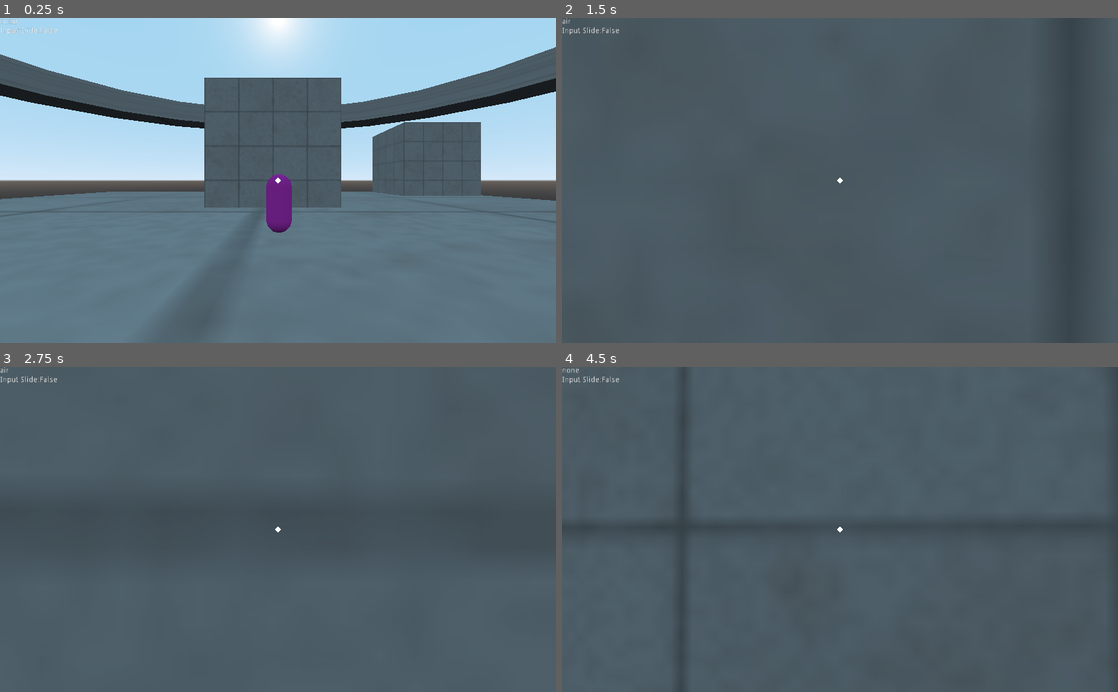
Above: before the commit, frames 1-4 (two rows, left to right).
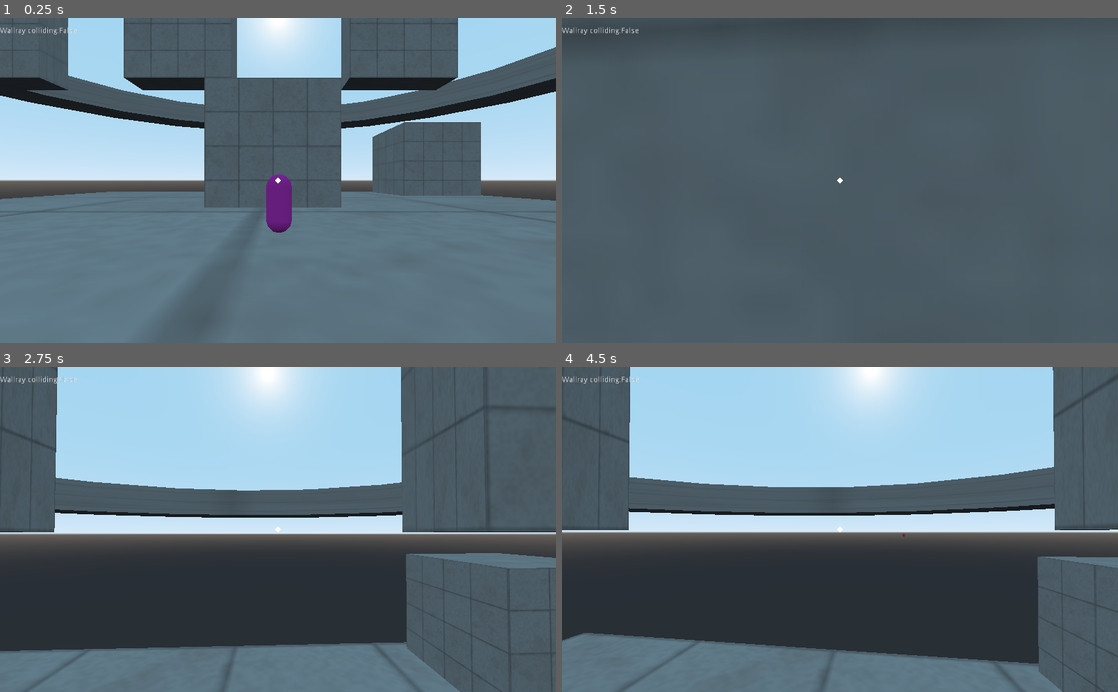
Above: after the commit, the same moments.

Repository: Game-Developers-Kerala/clichemovementshooter
Game: Godot game, scene res://levels/TestArena.tscn
The game is run twice, just before and just after one commit, with the same random seed, the same clock (stepped at 60 frames per second) and the same inputs.
Inputs (mouse positions are in pixels of both pictures, inside the frame that each line leads up to):
- Up to frame 1 (0.25 s): no input
- Up to frame 2 (1.5 s): tap Enter at 0.5 s; move the mouse to (867, 180) at 0.52 s; hold Right mouse button (grapple) 0.53-1.28 s; hold W (forward) from 0.53 s (still down); tap Space (jump, bound only after the commit) at 0.77, 1.07 s; tap Shift (slide) at 0.8, 1.35 s; move the mouse to (812, 180) at 1.27 s
- Up to frame 3 (2.75 s): keep holding W (forward); tap Space (jump, bound only after the commit) at 1.52, 1.55, 1.82 s; move the mouse to (289, 523) at 2.02 s; hold Space (jump, bound only after the commit) from 2.03 s (still down); right-click (289, 523) at 2.3 s
- Up to frame 4 (4.5 s): keep holding W (forward); move the mouse to (834, 536) at 2.77 s; release Space (jump, bound only after the commit) at 2.78 s; right-click (834, 536) at 2.85 s; tap Space (jump, bound only after the commit) at 3.02, 3.32, 3.77, 3.8, 4.07, 4.25 s; tap Shift (slide) at 3.05, 4.35 s; move the mouse to (878, 532) at 3.52 s; press the mouse at (878, 532) at 3.53 s; move the mouse to (795, 526) at 4.27 s; release the mouse at (795, 526) at 4.28 s

The runs differ from the first frame. In frame 1, 11% of the frame differs, in the area x 0-83%, y 0-23%; in frame 2, 0.9%; in frame 3, 61%; in frame 4, 72%, in the area x 0-100%, y 0-100%.

Commit message:
added walljumping

Diff:
--- a/levels/TestArena.tscn
+++ b/levels/TestArena.tscn
@@ -45,6 +45,42 @@
 height = 8.0
 depth = 2.34926
 
+[node name="CSGBox6" type="CSGBox" parent="CSGCombiner"]
+transform = Transform( 1, 0, 0, 0, 1, 0, 0, 0, 1, 18.926, 13.2433, 4.54693 )
+width = 8.0
+height = 8.0
+depth = 2.34926
+
+[node name="CSGBox7" type="CSGBox" parent="CSGCombiner"]
+transform = Transform( 1, 0, 0, 0, 1, 0, 0, 0, 1, 10.3262, 13.2433, -6.39787 )
+width = 8.0
+height = 8.0
+depth = 2.34926
+
+[node name="CSGBox8" type="CSGBox" parent="CSGCombiner"]
+transform = Transform( 1, 0, 0, 0, 1, 0, 0, 0, 1, 2.15403, 13.2433, 4.54693 )
+width = 8.0
+height = 8.0
+depth = 2.34926
+
+[node name="CSGBox9" type="CSGBox" parent="CSGCombiner"]
+transform = Transform( 1, 0, 0, 0, 1, 0, 0, 0, 1, -6.44585, 13.2433, -6.39787 )
+width = 8.0
+height = 8.0
+depth = 2.34926
+
+[node name="CSGBox10" type="CSGBox" parent="CSGCombiner"]
+transform = Transform( 1, 0, 0, 0, 1, 0, 0, 0, 1, -12.1115, 13.2433, 4.54693 )
+width = 8.0
+height = 8.0
+depth = 2.34926
+
+[node name="CSGBox11" type="CSGBox" parent="CSGCombiner"]
+transform = Transform( 1, 0, 0, 0, 1, 0, 0, 0, 1, -20.7114, 13.2433, -6.39787 )
+width = 8.0
+height = 8.0
+depth = 2.34926
+
 [node name="CSGCombiner" type="CSGCombiner" parent="CSGCombiner"]
 
 [node name="CSGCylinder" type="CSGCylinder" parent="CSGCombiner/CSGCombiner"]
--- a/project.godot
+++ b/project.godot
@@ -75,6 +75,11 @@
 "events": [ Object(InputEventKey,"resource_local_to_scene":false,"resource_name":"","device":0,"alt":false,"shift":false,"control":false,"meta":false,"command":false,"pressed":false,"scancode":0,"physical_scancode":16777237,"unicode":0,"echo":false,"script":null)
  ]
 }
+jump={
+"deadzone": 0.5,
+"events": [ Object(InputEventKey,"resource_local_to_scene":false,"resource_name":"","device":0,"alt":false,"shift":false,"control":false,"meta":false,"command":false,"pressed":false,"scancode":0,"physical_scancode":32,"unicode":0,"echo":false,"script":null)
+ ]
+}
 
 [physics]
 
--- a/scenes/player.tscn
+++ b/scenes/player.tscn
@@ -22,6 +22,9 @@
 [sub_resource type="SpatialMaterial" id=5]
 flags_transparent = true
 albedo_color = Color( 1, 1, 1, 0.356863 )
+
+[sub_resource type="SphereShape" id=7]
+radius = 0.2
 
 [node name="Player" type="KinematicBody"]
 collision_mask = 258
@@ -85,5 +88,17 @@
 margin_right = 40.0
 margin_bottom = 14.0
 
+[node name="wallsidecheckarea" type="Area" parent="."]
+transform = Transform( 1, 0, 0, 0, 1, 0, 0, 0, 1, 0, 1.19503, 0 )
+collision_layer = 0
+collision_mask = 256
+monitorable = false
+
+[node name="CollisionShape" type="CollisionShape" parent="wallsidecheckarea"]
+transform = Transform( 1, 0, 0, 0, 1, 0, 0, 0, 1, 0, 0, -0.45 )
+shape = SubResource( 7 )
+
 [connection signal="body_entered" from="WallArea" to="." method="_on_WallArea_body_entered"]
 [connection signal="body_exited" from="WallArea" to="." method="_on_WallArea_body_exited"]
+[connection signal="body_entered" from="wallsidecheckarea" to="." method="_on_wallsidecheckarea_body_entered"]
+[connection signal="body_exited" from="wallsidecheckarea" to="." method="_on_wallsidecheckarea_body_exited"]
--- a/scripts/player.gd
+++ b/scripts/player.gd
@@ -4,14 +4,16 @@
 var movestate = movestates.ground
 
 var mouse_sens = 0.1
-const GRAPPLESPEED = 40
+const GRAPPLESPEED = 30
 const GRAPPLEAIRCONTROL = 10
 const AIRCONTROL = 15
+var air_accel = 0.0
+const AIRACCEL = 10
+const AIRACCEL_LERPRATE = 100
 const GRAPPLEACCEL = 20
 const GROUNDACCEL = 10
-const AIRACCEL = 10
 const GRAVITY = 20
-const SLIDESPEED = 10
+const SLIDESPEED = 20
 const FRICTION_DAMPING = 0.9
 
 var velocity : Vector3 = Vector3.ZERO
@@ -23,9 +25,11 @@
 var braking = false
 var jumping = false
 var on_wall = false
-var in_slide_raw = false
+var wallsidecheck = false
 var in_slide = false
+var in_jump = false
 var last_velocity = Vector3.ZERO
+var air_auto_dir = false
 
 var health := 100
 
@@ -45,11 +49,10 @@
 
 func _unhandled_key_input(event):
 	if event.is_action_pressed("slide"):
-		in_slide_raw = true
 		in_slide = true
 	if event.is_action_released("slide"):
 		in_slide = false
-		in_slide_raw = false
+
 
 #====================================
 
@@ -86,7 +89,12 @@
 			velocity = lerp(velocity,grapplevec*speed+aircontrol*GRAPPLEAIRCONTROL,GRAPPLEACCEL*delta)
 			snap = Vector3.ZERO
 		movestates.air:
-			dir = Vector3(in_dir.x,0,in_dir.y).normalized().rotated(Vector3.UP,global_rotation.y)
+			if in_dir.length():
+				dir = Vector3(in_dir.x,0,in_dir.y).normalized().rotated(Vector3.UP,global_rotation.y)
+				air_auto_dir = false
+			else:
+				if air_auto_dir:
+					dir = (velocity*Vector3(1,0,1)).normalized()
 			velocity.x = lerp(velocity.x,dir.x*AIRCONTROL,AIRACCEL*delta)
 			velocity.z = lerp(velocity.z,dir.z*AIRCONTROL,AIRACCEL*delta)
 			velocity.y -= GRAVITY*delta
@@ -105,8 +113,12 @@
 				snap = -floornorm
 			else:
 				snap = Vector3.ZERO
+	if Input.is_action_pressed("jump") and !jumping and on_wall:
+		walljump()
 
 	velocity = move_and_slide_with_snap(velocity,snap,Vector3.UP,true)
+	var lookdir = (velocity.rotated(Vector3.UP,PI*0.5)*Vector3(1,0,1)).normalized()
+	$wallsidecheckarea.look_at($wallsidecheckarea.global_translation+lookdir,Vector3.UP)
 	last_velocity = velocity
 	jumping = false
 
@@ -117,43 +129,55 @@
 	if Input.is_action_pressed("use"):
 		shoot_rail()
 	if Input.is_action_just_pressed("ui_page_down"):
-		print("Wall area overlapping bodies:",$WallArea.get_overlapping_bodies())
+		pass
 	$Label.text = movestates.keys()[movestate]
-	$Label.text +="\nInput Slide:"+str(in_slide)
+	$Label.text = "\nWallray colliding:"+str(wallsidecheck)
 
 func set_move_state():
 	if grappling:
-		movestate = movestates.grapple
+		change_movestate(movestates.grapple)
 		return
 	if is_on_floor():
 		match movestate:
 			movestates.none:
 				if jumping:
-					movestate = movestates.air
+					change_movestate(movestates.air)
 					return
 				if velocity.length()>0.001 and in_slide:
-					movestate = movestates.ground
+					change_movestate(movestates.ground)
 				return
 			movestates.ground:
 				if jumping:
-					movestate = movestates.air
+					change_movestate(movestates.air)
 					return
 				if !in_slide:
-					movestate = movestates.none
+					change_movestate(movestates.none)
 					return
 			_:
 				if in_slide:
-					movestate = movestates.ground
-					return
-				movestate = movestates.none
+					change_movestate(movestates.ground)
+					return
+				change_movestate(movestates.none)
 		return
 	if on_wall:
 		if in_slide:
-			movestate = movestates.wall
+			change_movestate(movestates.wall)
 		else:
-			movestate = movestates.air
-		return
-	movestate = movestates.air
+			change_movestate(movestates.air)
+		return
+	change_movestate(movestates.air)
+
+func change_movestate(to_state,args:={}):
+	match to_state:
+		movestates.air:
+			if movestate == movestates.ground and !jumping:
+				air_auto_dir = true
+			if args.has("auto_dir"):
+				air_auto_dir = true
+			air_accel = 4.0
+		_:
+			air_auto_dir = false
+	movestate = to_state
 
 func shoot():
 	if !$RocketCooldown.is_stopped():
@@ -167,6 +191,18 @@
 
 func get_hit(arg):
 	pass
+
+
+func walljump():
+	jumping = true
+	snap = Vector3.ZERO
+	var perp_vec = -$wallsidecheckarea.global_transform.basis.z*Vector3(1,0,1)
+	if wallsidecheck:
+		perp_vec = $wallsidecheckarea.global_transform.basis.z*Vector3(1,0,1)
+	print("perpvec:",perp_vec)
+	velocity.y = 0.0
+	velocity += Vector3.UP*6+perp_vec*10
+	change_movestate(movestates.air,{auto_dir=true})
 
 func grapple():
 	if grappling:
@@ -210,3 +246,12 @@
 func _on_WallArea_body_exited(body):
 	if !$WallArea.get_overlapping_bodies():
 		on_wall = false
+
+
+func _on_wallsidecheckarea_body_entered(body):
+	wallsidecheck = true
+
+
+func _on_wallsidecheckarea_body_exited(body):
+	if !$wallsidecheckarea.get_overlapping_bodies():
+		wallsidecheck = false
Not shown: 1 places in scenes/player.tscn that only renumber resources
